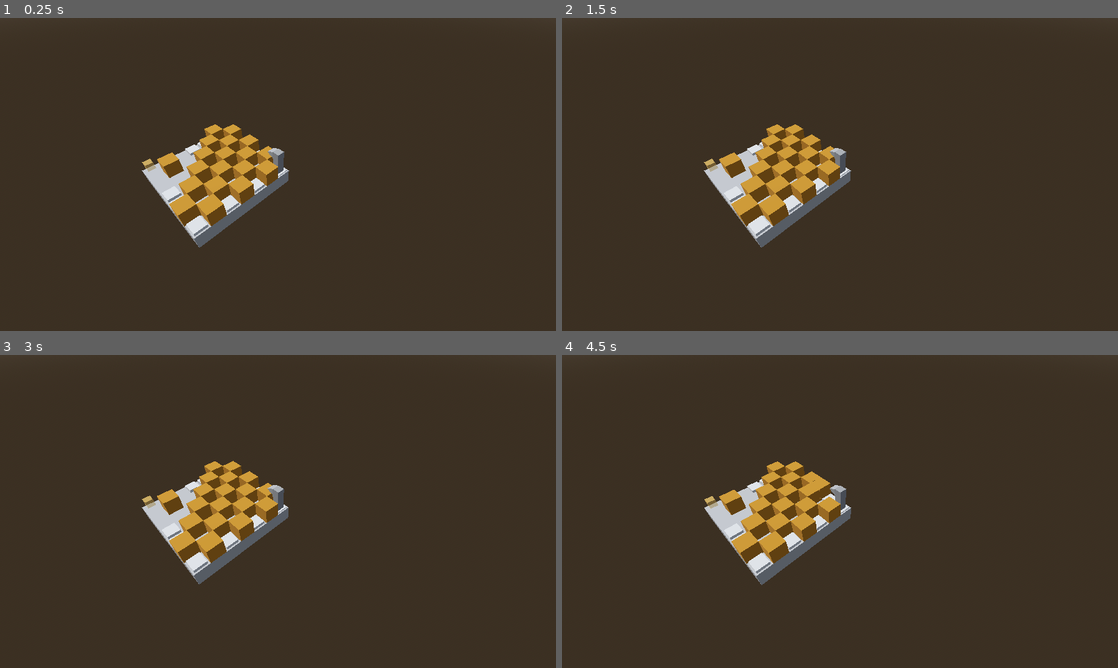
Above: before the commit, frames 1-4 (two rows, left to right).
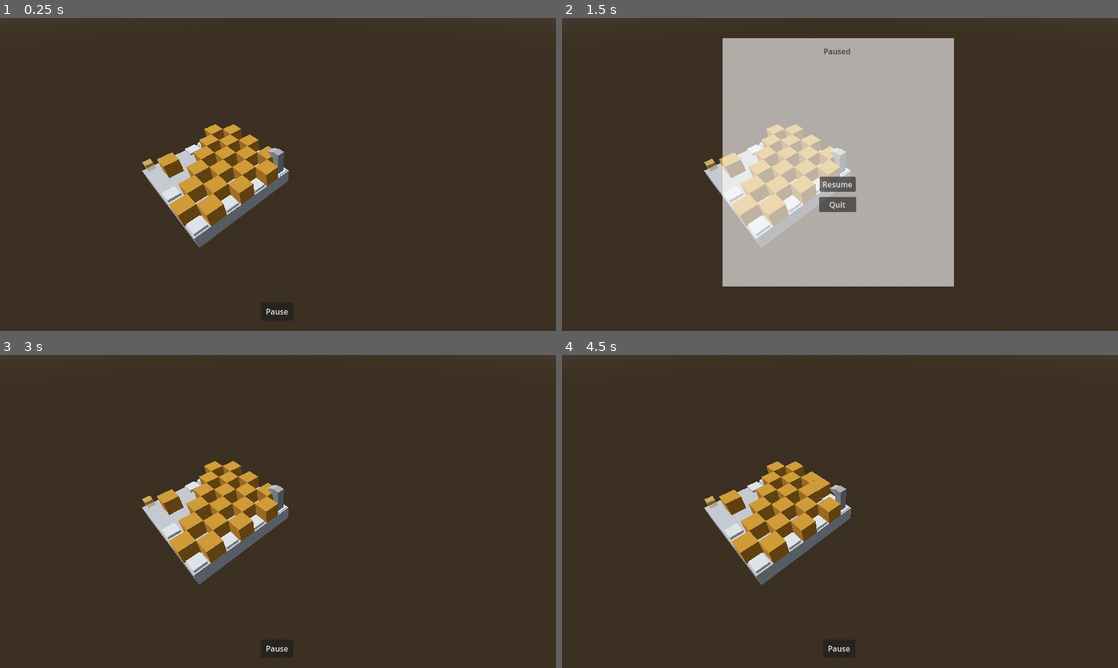
Above: after the commit, the same moments.

Repository: Jnight1104/Iso-Journey
Game: Godot game, scene res://Scenes/Level_2.tscn
Two runs of this game, one before a commit and one after it. Both use one fixed random seed, a clock stepped at 60 frames per second and the inputs below. The project has no main scene, so this scene is started directly.
Inputs (mouse positions are in pixels of both pictures, inside the frame that each line leads up to):
- Up to frame 1 (0.25 s): no input
- Up to frame 2 (1.5 s): tap Enter at 0.5 s; hold Right (ui_right) 0.53-1.25 s; click (840, 312) at 1.25 s, where only the run after the commit has a clickable "Pause"
- Up to frame 3 (3 s): click (278, 520) at 2 s, where only the run after the commit has a clickable "Resume"; tap Space at 2.75 s; hold Down (ui_down) from 2.78 s (still down)
- Up to frame 4 (4.5 s): tap Enter at 3.5 s; release Down (ui_down) at 3.53 s; hold Right (ui_right) 3.53-4.28 s; tap Space at 4.25 s; hold Up (ui_up) from 4.28 s (still down)

The runs differ from the first frame. In frame 1, less than 0.1% of the frame differs, in the area x 47-52%, y 92-95%; in frame 2, 33%, in the area x 28-71%, y 6-86%; in frame 3, less than 0.1%; in frame 4, less than 0.1%.
Error before the commit: Invalid access to property or key '_win' on a base object of type 'null instance'. (res://Scripts/win_collectible.gd:10)

Commit message:
Implemented level 2 pressure plate functionality

Diff:
--- a/Scenes/Level_2.tscn
+++ b/Scenes/Level_2.tscn
@@ -1,6 +1,8 @@
-[gd_scene load_steps=11 format=3 uid="uid://ccsd5sfd73jce"]
-
+[gd_scene load_steps=13 format=3 uid="uid://ccsd5sfd73jce"]
+
+[ext_resource type="PackedScene" uid="uid://wuqxfpxeqv0c" path="res://Scenes/Win_screen.tscn" id="1_qp51d"]
 [ext_resource type="PackedScene" uid="uid://pkgm4m42dt3k" path="res://Scenes/Player.tscn" id="1_x7xx6"]
+[ext_resource type="PackedScene" uid="uid://3rbwyri5ri08" path="res://Scenes/Pause_menu.tscn" id="2_pyrdf"]
 [ext_resource type="Script" path="res://Scripts/camera.gd" id="2_w5hrd"]
 [ext_resource type="PackedScene" uid="uid://c2crxba3owhbe" path="res://Scenes/Box.tscn" id="3_0bfe5"]
 [ext_resource type="PackedScene" uid="uid://cfyksnkf74v44" path="res://Scenes/Win_collectible.tscn" id="4_kejwb"]
@@ -37,7 +39,11 @@
 transform = Transform3D(1, 0, 0, 0, 1, 0, 0, 0, 1, 3, 0, -3)
 size = Vector3(7, 1, 7)
 
-[node name="CharacterBody3D" parent="." instance=ExtResource("1_x7xx6")]
+[node name="Win_screen" parent="." instance=ExtResource("1_qp51d")]
+
+[node name="Pause_menu" parent="." instance=ExtResource("2_pyrdf")]
+
+[node name="Player" parent="." instance=ExtResource("1_x7xx6")]
 transform = Transform3D(1, 0, 0, 0, 1, 0, 0, 0, 1, 0, 0.5, 0)
 
 [node name="Camera3D" type="Camera3D" parent="."]
@@ -134,7 +140,7 @@
 [node name="RigidBody3D8" parent="." instance=ExtResource("3_0bfe5")]
 transform = Transform3D(1, 0, 0, 0, 1, 0, 0, 0, 1, 5, 1, -5)
 
-[node name="Area3D" parent="." instance=ExtResource("4_kejwb")]
+[node name="Win_collectible" parent="." instance=ExtResource("4_kejwb")]
 transform = Transform3D(1, 0, 0, 0, 1, 0, 0, 0, 1, 6, 1, -6)
 
 [node name="Area3D2" parent="." instance=ExtResource("5_5n1uy")]
--- a/Scripts/global.gd
+++ b/Scripts/global.gd
@@ -3,4 +3,5 @@
 const PLAYER_STARTING_POS_Y : float = 0.5
 var level : int = 0
 var player_pos : Vector3 = Vector3(0, PLAYER_STARTING_POS_Y, 0)
-var paused = false
+var paused : bool = false
+var objectives_reached : int = 0
--- a/Scripts/pressure_plate.gd
+++ b/Scripts/pressure_plate.gd
@@ -8,7 +8,8 @@
 func _ready():
 	$Unpressed.show()
 	$Pressed.hide()
-	if global.level == 1:
+	global.objectives_reached = 0
+	if global.level == 1 or global.level == 2:
 		press_signal.connect(get_node("/root/Level/Win_collectible")._unlocked)
 		release_signal.connect(get_node("/root/Level/Win_collectible")._locked)
 
@@ -16,10 +17,21 @@
 func _pressed(_body):
 	$Pressed.show()
 	$Unpressed.hide()
-	press_signal.emit()
+	if global.level == 1:
+		press_signal.emit()
+	elif global.level == 2:
+		global.objectives_reached += 1
+		print(global.objectives_reached)
+		if global.objectives_reached == 19:
+			press_signal.emit()
 
 
 func _released(_body):
 	$Unpressed.show()
 	$Pressed.hide()
-	release_signal.emit()
+	if global.level == 1:
+		release_signal.emit()
+	elif global.level == 2:
+		global.objectives_reached -= 1
+		print(global.objectives_reached)
+		release_signal.emit()
